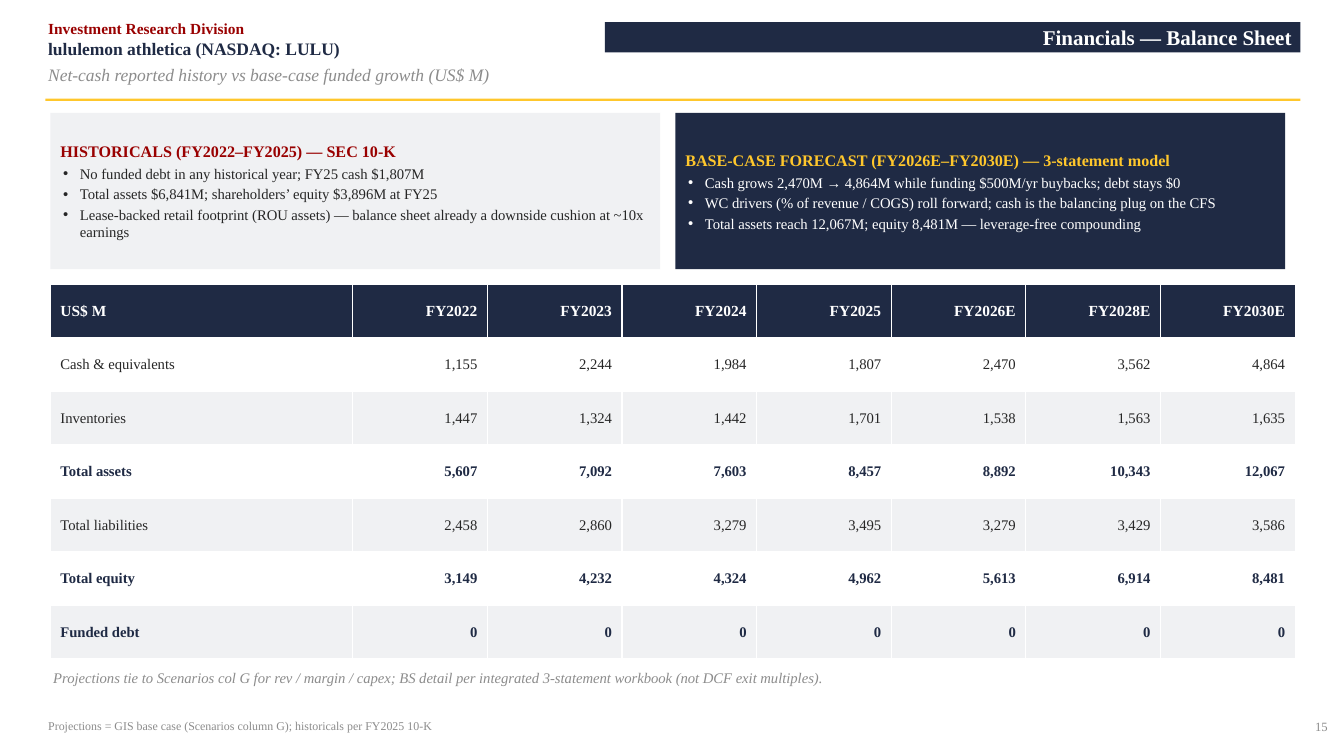
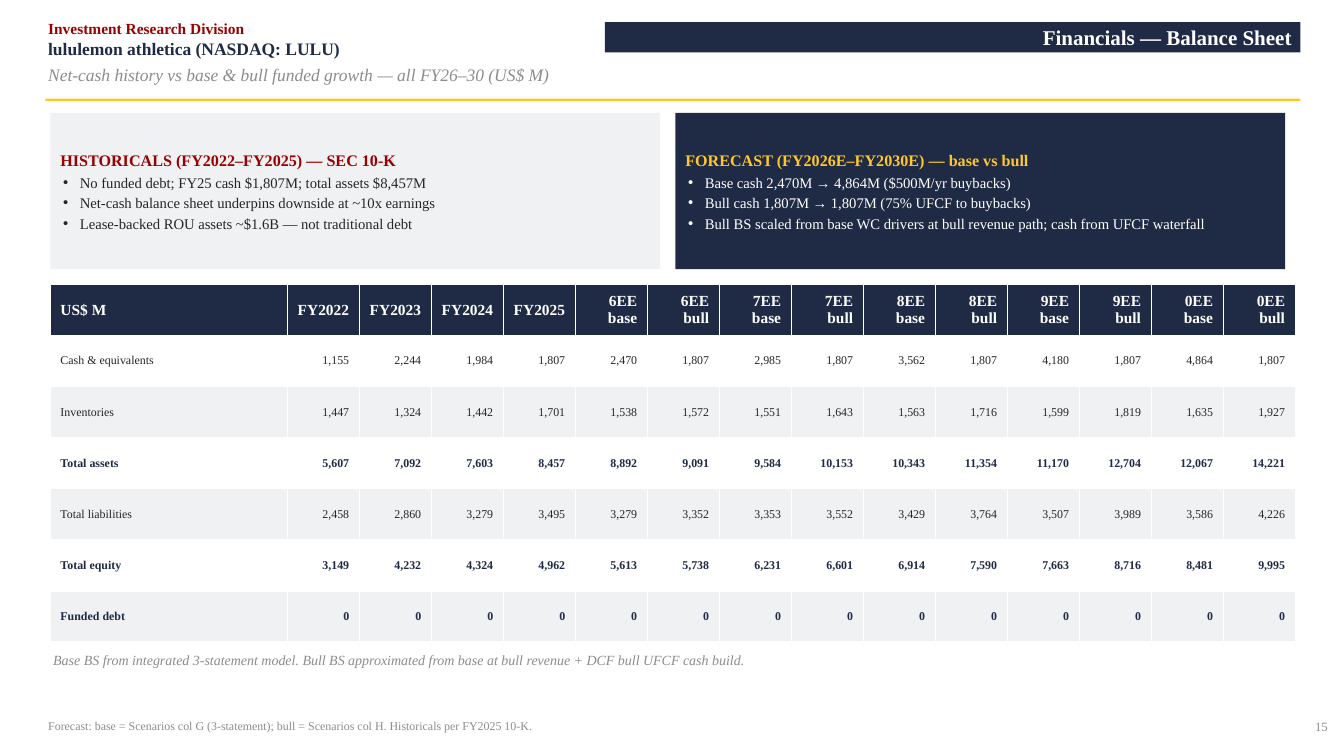
Before and after one commit to vengeanceaiUSC/RM, a slide deck: slide 16 of LULU/LULU_Investment_Pitch_Deck.pptx. Drawn at 1344x756 pixels with LibreOffice and Linux fonts; fonts in the diff are those of the drawing. Boxes give left, top, right and bottom in pixels: in the first picture for what was removed or moved away, otherwise in the second. Text is boxed around its words. In the diff, an @@ line names an element or a change of style, - is before the commit and + after.

```diff
--- a/LULU/LULU_Investment_Pitch_Deck.pptx
+++ b/LULU/LULU_Investment_Pitch_Deck.pptx
@@ text at (48,68,549,85): text changed @@
-Net-cash reported history vs base-case funded growth (US$ M)
+Net-cash history vs base & bull funded growth — all FY26–30 (US$ M)
@@ text in rectangle at (80,177,435,230): text changed @@
-• No funded debt in any historical year; FY25 cash $1,807M
-• Total assets $6,841M; shareholders’ equity $3,896M at FY25
-• Lease-backed retail footprint (ROU assets) — balance sheet already a downside cushion at ~10x earnings
+• No funded debt; FY25 cash $1,807M; total assets $8,457M
+• Net-cash balance sheet underpins downside at ~10x earnings
+• Lease-backed ROU assets ~$1.6B — not traditional debt
@@ text in rectangle at (685,154,1205,232): text changed @@
-BASE-CASE FORECAST (FY2026E–FY2030E) — 3-statement model
-• Cash grows 2,470M → 4,864M while funding $500M/yr buybacks; debt stays $0
-• WC drivers (% of revenue / COGS) roll forward; cash is the balancing plug on the CFS
-• Total assets reach 12,067M; equity 8,481M — leverage-free compounding
+FORECAST (FY2026E–FY2030E) — base vs bull
+• Base cash 2,470M → 4,864M ($500M/yr buybacks)
+• Bull cash 1,807M → 1,807M (75% UFCF to buybacks)
+• Bull BS scaled from base WC drivers at bull revenue path; cash from UFCF waterfall
@@ table at (50,284,1290,642) @@
-column 6: FY2026E | 2,470 | 1,538 | 8,892 | 3,279 | 5,613 | 0
-column 7: FY2028E | 3,562 | 1,563 | 10,343 | 3,429 | 6,914 | 0
-column 8: FY2030E | 4,864 | 1,635 | 12,067 | 3,586 | 8,481 | 0
+column 6: 6EE base | 2,470 | 1,538 | 8,892 | 3,279 | 5,613 | 0
+column 7: 6EE bull | 1,807 | 1,572 | 9,091 | 3,352 | 5,738 | 0
+column 8: 7EE base | 2,985 | 1,551 | 9,584 | 3,353 | 6,231 | 0
+column 9: 7EE bull | 1,807 | 1,643 | 10,153 | 3,552 | 6,601 | 0
+column 10: 8EE base | 3,562 | 1,563 | 10,343 | 3,429 | 6,914 | 0
+column 11: 8EE bull | 1,807 | 1,716 | 11,354 | 3,764 | 7,590 | 0
+column 12: 9EE base | 4,180 | 1,599 | 11,170 | 3,507 | 7,663 | 0
+column 13: 9EE bull | 1,807 | 1,819 | 12,704 | 3,989 | 8,716 | 0
+column 14: 0EE base | 4,864 | 1,635 | 12,067 | 3,586 | 8,481 | 0
+column 15: 0EE bull | 1,807 | 1,927 | 14,221 | 4,226 | 9,995 | 0
@@ table: place and size @@
-table at (50,284,1299,659)
+table at (50,284,1290,642)
@@ text at (53,655,744,668): text changed; size 10.5 to 10 pt @@
-Projections tie to Scenarios col G for rev / margin / capex; BS detail per integrated 3-statement workbook (not DCF exit multiples).
+Base BS from integrated 3-statement model. Bull BS approximated from base at bull revenue + DCF bull UFCF cash build.
@@ text at (48,722,531,733): text changed @@
-Projections = GIS base case (Scenarios column G); historicals per FY2025 10-K
+Forecast: base = Scenarios col G (3-statement); bull = Scenarios col H. Historicals per FY2025 10-K.
```
Also in this commit, not shown: 2 other slides changed, 6 other files.
